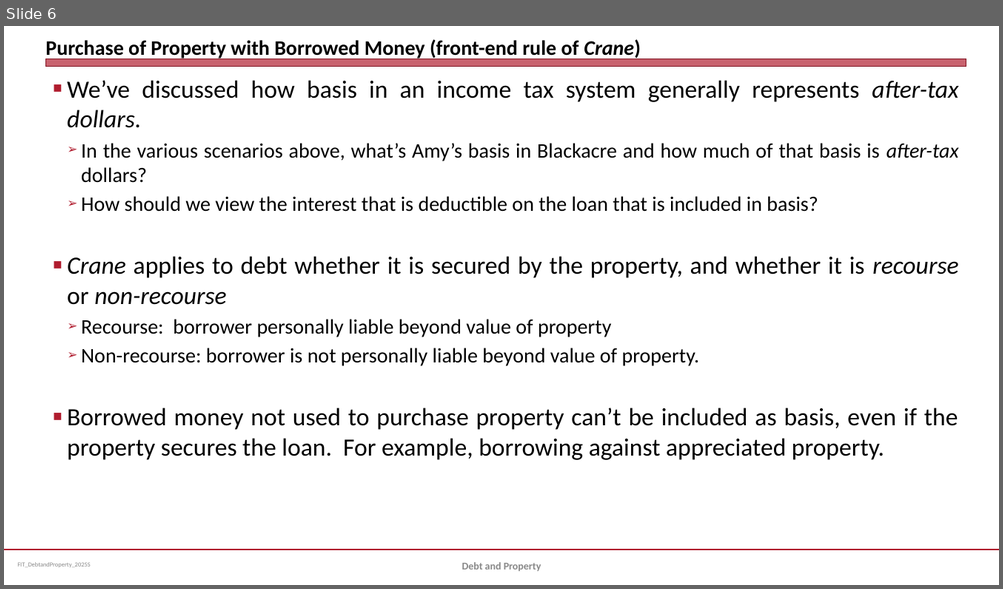
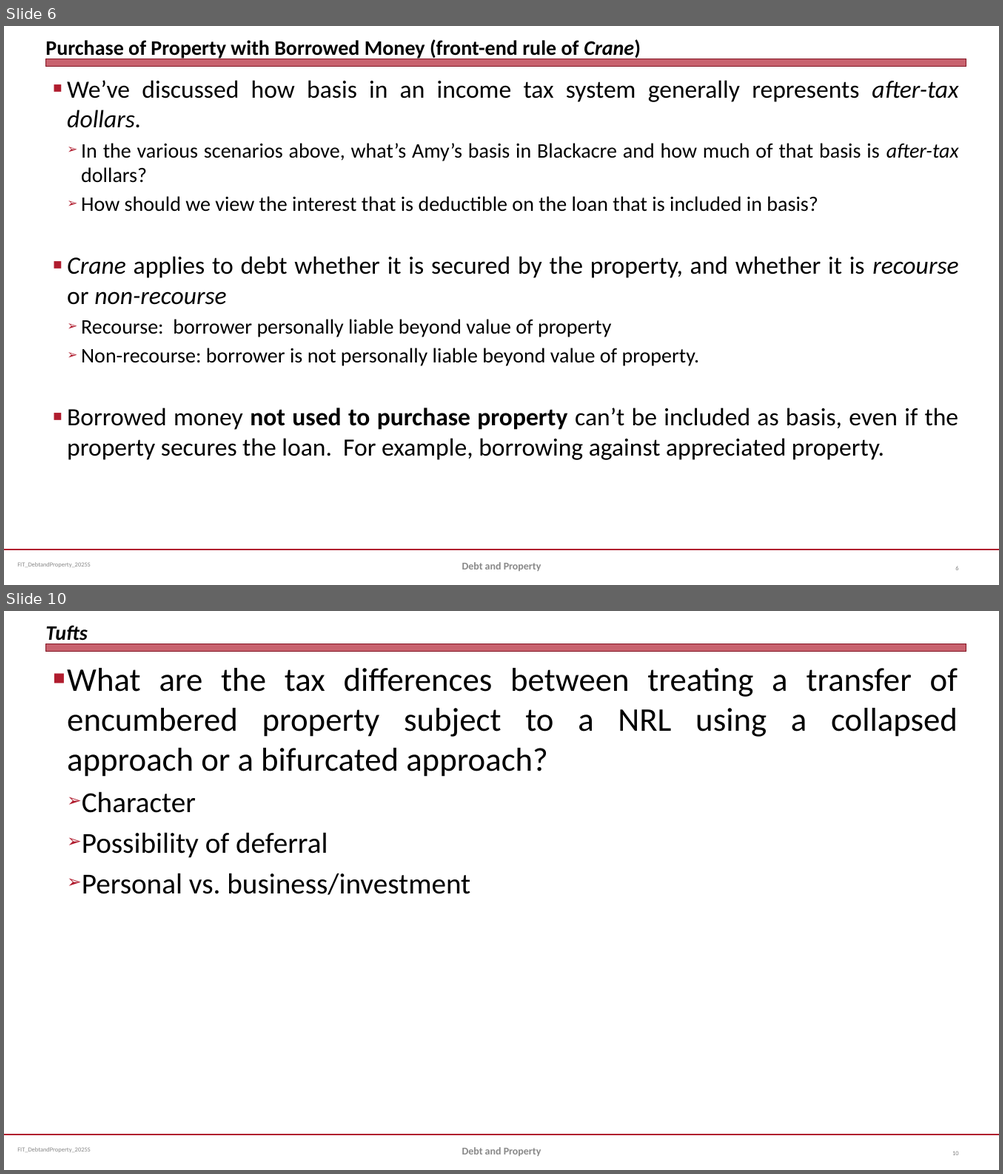
Before and after one commit to jmc877/Fed-Income-Tax, a slide deck: slides/FIT_DebtandProperty_2025S.pptx. Shown one above the other, each under a label of ours: slide 6 before the commit, slides 6 and 10 after it; the slides between them are not shown. The pictures are 1003x589 and 1003x1174 pixels, drawn with LibreOffice and Linux fonts; fonts in the diff are those of the drawing. Boxes give left, top, right and bottom in pixels: in the first picture for what was removed or moved away, otherwise in the second. Text is boxed around its words. In the diff, an @@ line names an element or a change of style, - is before the commit and + after.

```diff
--- a/slides/FIT_DebtandProperty_2025S.pptx
+++ b/slides/FIT_DebtandProperty_2025S.pptx
@@ slide 10 added at [4, 611, 999, 1170], background #FFFFFF; not listed: 3 template elements that a slide beside it also shows @@
@@ title added at [45, 625, 87, 645], 20 pt, text #000000, bold, italic @@
+Tufts
@@ text added at [67, 668, 957, 895], 32 pt, text #000000 @@
+■ What are the tax differences between treating a transfer of encumbered property subject to a NRL using a collapsed approach or a bifurcated approach?
+  ➢ Character
+  ➢ Possibility of deferral
+  ➢ Personal vs. business/investment
@@ text added at [462, 1147, 541, 1156], 10 pt, text #898989, bold @@
+Debt and Property
@@ page number added at [952, 1151, 959, 1156], 6 pt, text #808080 @@
+10
@@ slide 6 changed as well @@
@@ text at [67, 408, 959, 460]: bold on in "not used to purchase property" @@
@@ page number added at [955, 566, 958, 571], 6 pt, text #808080 @@
+6
```
Also in this commit, not shown: 5 other slides changed, 7 other slides added.
